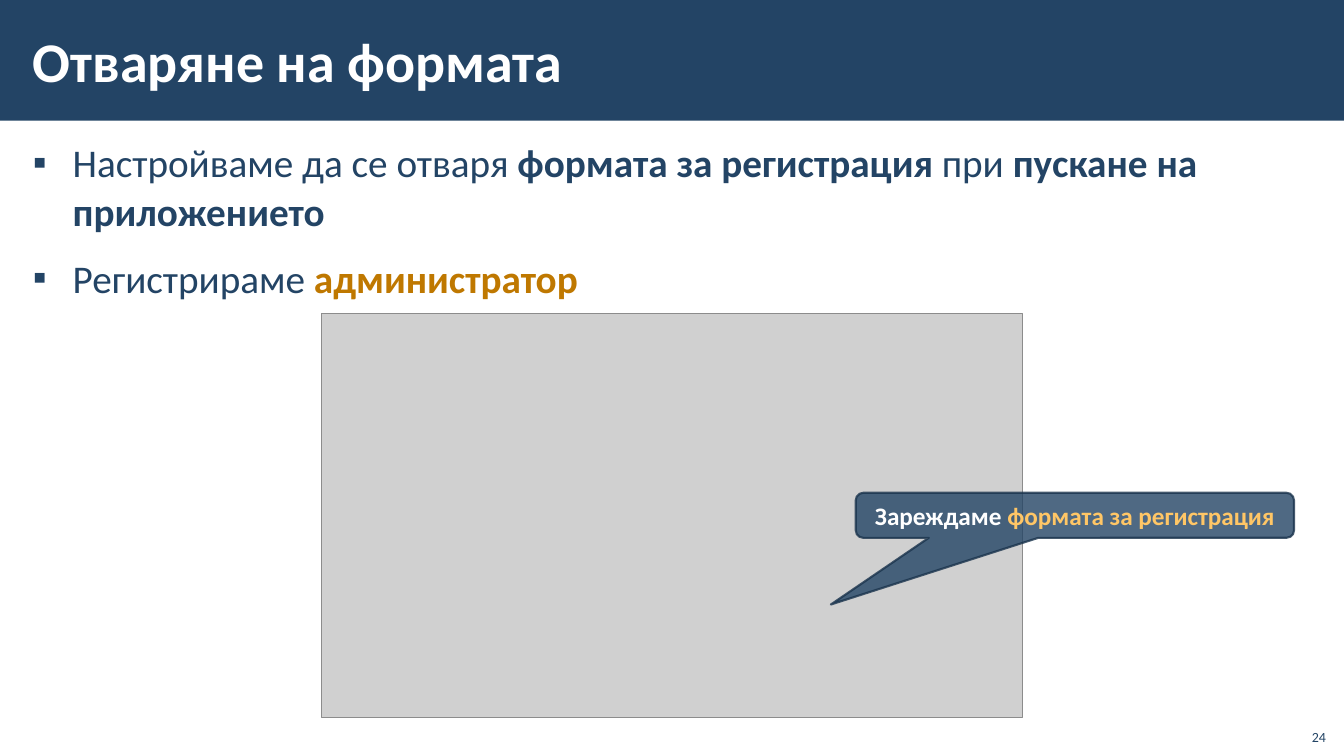
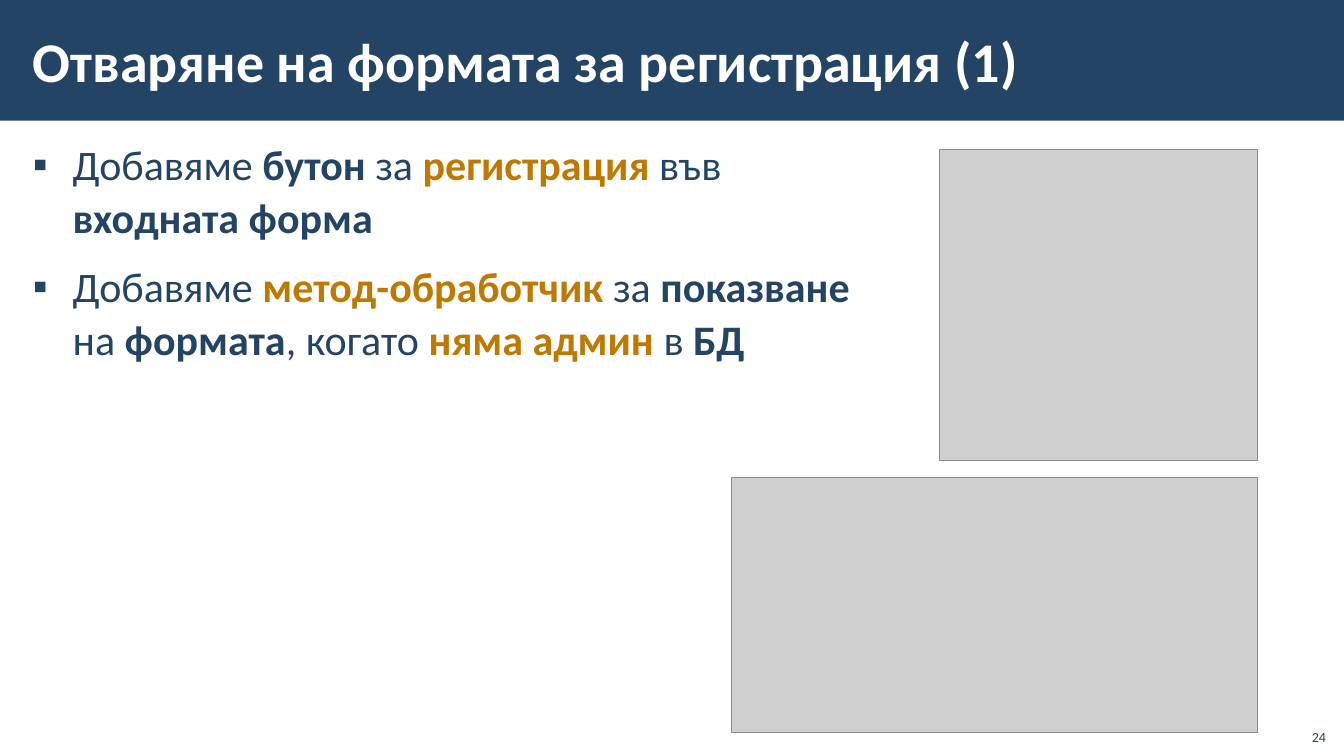
Before and after one commit to BG-IT-Edu/School-Programming, a slide deck: slide 24 of Courses/Software-Sciences/Module-4-Information-Systems-New/12-Implementation-of-Information-System/12-Implementation-of-Information-System-First-Part.pptx. Drawn at 1344x756 pixels with LibreOffice and Linux fonts; fonts in the diff are those of the drawing; grey boxes stand for pictures; background and template pictures are left out. Boxes give left, top, right and bottom in pixels: in the first picture for what was removed or moved away, otherwise in the second. Text is boxed around its words. In the diff, an @@ line names an element or a change of style, - is before the commit and + after.

```diff
--- a/Courses/Software-Sciences/Module-4-Information-Systems-New/12-Implementation-of-Information-System/12-Implementation-of-Information-System-First-Part.pptx
+++ b/Courses/Software-Sciences/Module-4-Information-Systems-New/12-Implementation-of-Information-System/12-Implementation-of-Information-System-First-Part.pptx
@@ title at <box>33,40,1017,91</box>: text changed @@
-Отваряне на формата
+Отваряне на формата за регистрация (1)
@@ text at <box>73,151,849,362</box>: text changed; size 28 to 30 pt @@
-▪ Настройваме да се отваря формата за регистрация при пускане на приложението
-▪ Регистрираме администратор
+▪ Добавяме бутон за регистрация във входната форма
+▪ Добавяме метод-обработчик за показване на формата, когато няма админ в БД
@@ picture added at <box>940,150,1257,462</box> @@
@@ picture removed at <box>322,314,1023,718</box> @@
@@ picture added at <box>732,478,1257,733</box> @@
@@ rounded speech box removed at <box>856,493,1295,538</box> @@
-Зареждаме формата за регистрация
```
Also in this commit, not shown: 3 other slides changed, 1 slide added, 1 slide removed.
